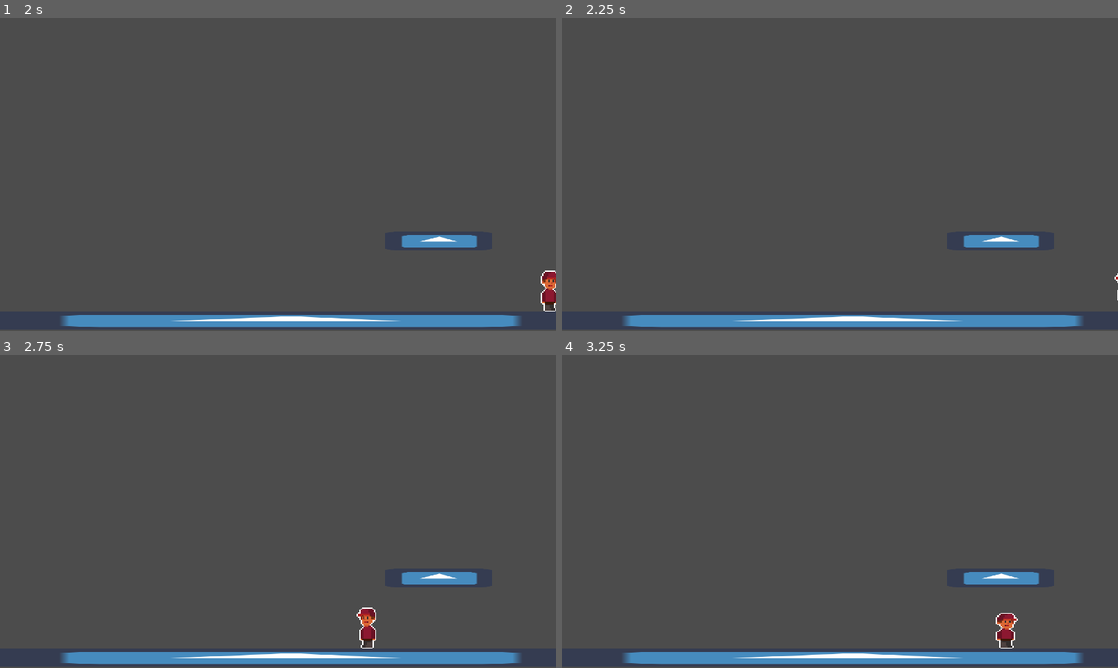
Above: before the commit, frames 1-4 (two rows, left to right).
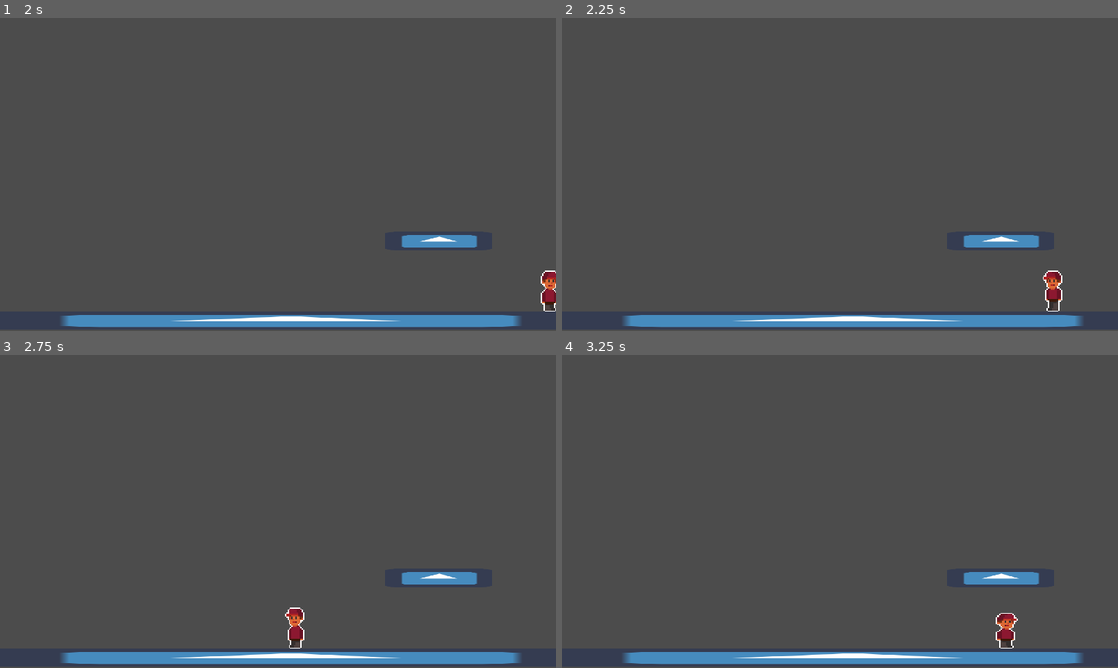
Above: after the commit, the same moments.

Repository: RemyIsCool/Carrying-Thing-Game
Game: Godot game, scene res://Scenes/TestScene.tscn
The game is run twice, just before and just after one commit, with the same random seed, the same clock (stepped at 60 frames per second) and the same inputs. The engine's default icon, where the game draws it, is replaced by a stand-in: a white triangle on a blue panel in a dark square.
Inputs:
- Up to frame 1 (2 s): hold D (right) from 0.53 s (still down); tap W (jump) at 0.77, 1.52 s
- Up to frame 2 (2.25 s): release D (right) at 2.03 s; hold A (left) from 2.03 s (still down)
- Up to frame 3 (2.75 s): keep holding A (left)
- Up to frame 4 (3.25 s): release A (left) at 2.78 s; hold D (right) from 2.78 s (still down); tap W (jump) at 3.02 s

Frame 1 is identical in both runs. In frame 2, 0.3% of the frame differs, in the area x 86-100%, y 80-94%; in frame 3, 0.6%, in the area x 51-68%, y 80-94%; in frame 4, nothing differs.

Commit message:
Updated Player Acceleration

Diff:
--- a/Scenes/Player.gd
+++ b/Scenes/Player.gd
@@ -18,7 +18,10 @@
 
 func _physics_process(delta: float) -> void:
 	if Input.is_action_pressed("left") or Input.is_action_pressed("right"):
-		velocity.x += (acceleration if is_on_floor() else air_acceleration) * Input.get_axis("left", "right")
+		if velocity.x < -max_speed + 1 or velocity.x > max_speed - 1:
+			velocity.x = max_speed * Input.get_axis("left", "right")
+		else:
+			velocity.x += (acceleration if is_on_floor() else air_acceleration) * Input.get_axis("left", "right")
 	elif velocity.x > friction:
 		velocity.x -= friction if is_on_floor() else air_friction
 	elif velocity.x < -friction:
--- a/Scenes/SpritesheetAnimation.gd
+++ b/Scenes/SpritesheetAnimation.gd
@@ -8,7 +8,6 @@
 
 func _on_Timer_timeout() -> void:
 	frame = (frame + 1) % (hframes * vframes)
-	print(frame)
 
 func change_animation(image: Resource, horizontalf: int, verticalf: int):
 	texture = image
